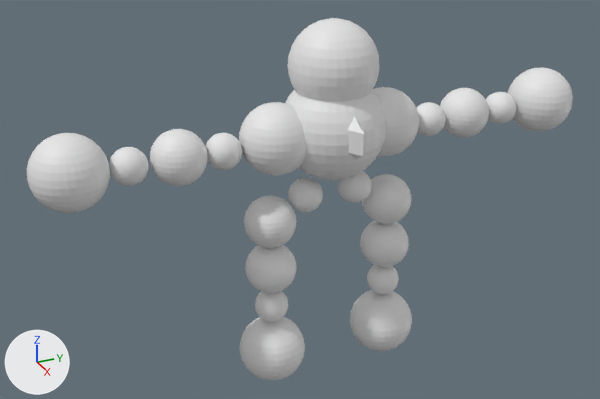
A saved change to the Blender file Blender/PlayerContructGolem.blend.
Rendered twice from a 50 mm lens placed at (3.41, -1.7, 2.72), pointed at (-0.05, -0.15, 0.99). The lights are fixed; the arrows at lower left show +X, +Y and +Z.
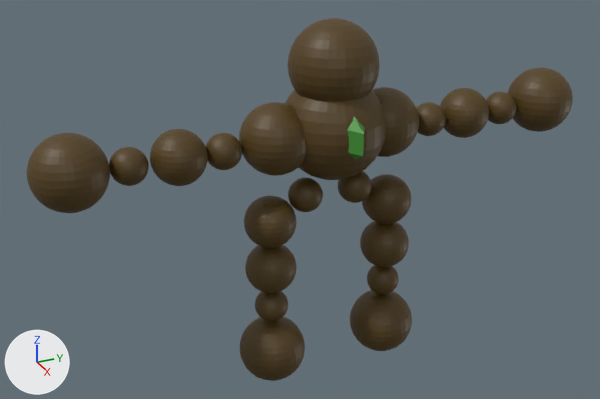
Changed parts and their boxes (x1, y1, x2, y2) in the pictures (600 x 399 px):
'Sphere.011', recoloured (white to brown)
    both: (287, 18, 380, 101)
'Sphere.005', recoloured (grey to brown)
    both: (285, 89, 386, 180)
'Sphere.009', recoloured (white to brown)
    both: (27, 133, 110, 213)
'Sphere.006', recoloured (white to brown)
    both: (239, 102, 306, 176)
'Sphere', recoloured (grey to brown)
    both: (240, 316, 305, 381)
'Sphere.013', recoloured (white to brown)
    both: (508, 67, 573, 132)
'Sphere.021', recoloured (grey to brown)
    both: (350, 290, 412, 351)
'Sphere.008', recoloured (white to brown)
    both: (150, 129, 208, 186)
'Sphere.003', recoloured (grey to brown)
    both: (244, 195, 297, 248)
'Sphere.016', recoloured (grey to brown)
    both: (372, 87, 419, 157)
'Sphere.002', recoloured (grey to brown)
    both: (245, 245, 297, 293)
'Sphere.014', recoloured (white to brown)
    both: (440, 88, 489, 138)
'Sphere.018', recoloured (grey to brown)
    both: (362, 174, 411, 224)
'Sphere.019', recoloured (grey to brown)
    both: (360, 221, 409, 267)
'Sphere.010', recoloured (white to brown)
    both: (109, 147, 149, 186)
'Sphere.007', recoloured (white to brown)
    both: (205, 133, 242, 170)
'Sphere.004', recoloured (grey to brown)
    both: (288, 177, 323, 212)
'Sphere.001', recoloured (grey to brown)
    both: (255, 291, 288, 322)
'Sphere.015', recoloured (white to brown)
    both: (416, 102, 446, 136)
'Sphere.017', recoloured (grey to brown)
    both: (338, 171, 372, 203)
'Sphere.012', recoloured (white to brown)
    both: (486, 92, 516, 124)
'Sphere.020', recoloured (grey to brown)
    both: (367, 265, 399, 294)
'ContructCore', recoloured (grey to green)
    both: (347, 116, 364, 159)

The change, as a list of edits to the scene's bpy script:
```text
Add mat_golemskinmaterial:
    mat_golemskinmaterial = principled_material('GolemSkinMaterial')
    mat_golemskinmaterial.base_color = (0.085, 0.0477, 0.00674)  # brown #523e13
Add mat_golemcorematerial:
    mat_golemcorematerial = principled_material('GolemCoreMaterial')
    mat_golemcorematerial.base_color = (0.0582, 0.291, 0.0383)  # green #449337
Change me_sphere_022:
    where me_sphere_022.from_pydata(...)  # 8 vertices, 9 faces; spans x -0.188..0.188, y -0.108..0.217, z -0.25..0.25
    add me_sphere_022.materials.append(mat_golemcorematerial)  # green #449337
Change me_sphere_011:
    where me_sphere_011.from_pydata(...)  # 482 vertices, 512 faces; spans x -0.1..0.1, y -0.1..0.1, z -0.1..0.1
    add me_sphere_011.materials.append(mat_golemskinmaterial)  # brown #523e13
```
